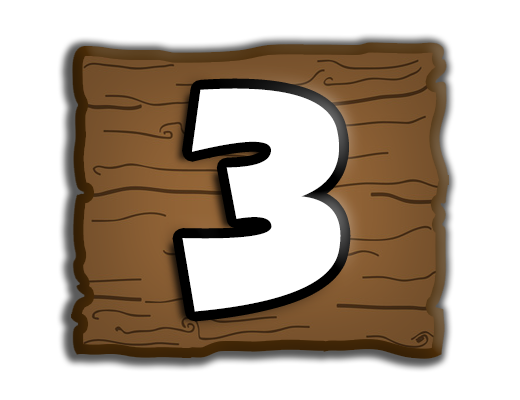
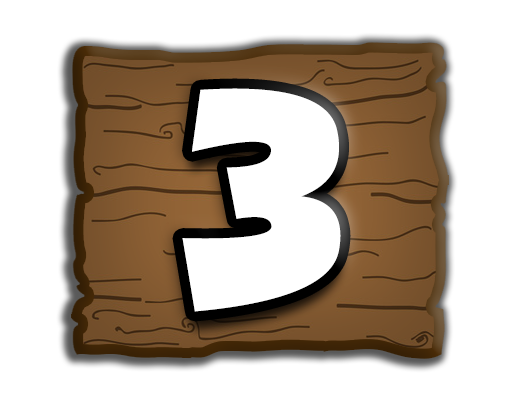
Layers edited between the first and the second 520 x 400 image:
pixels changed over [165, 91, 351, 337] (layer not identified)
